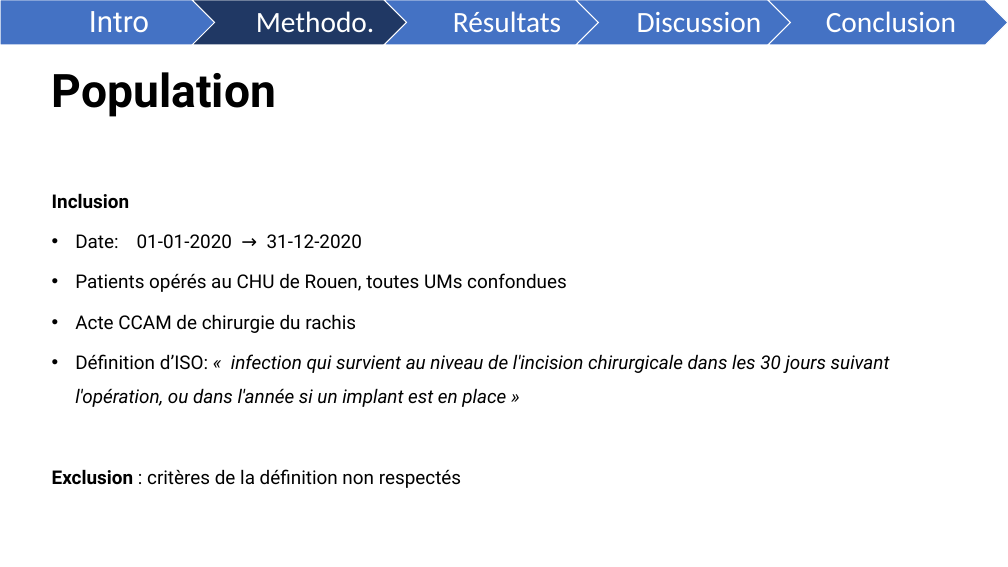
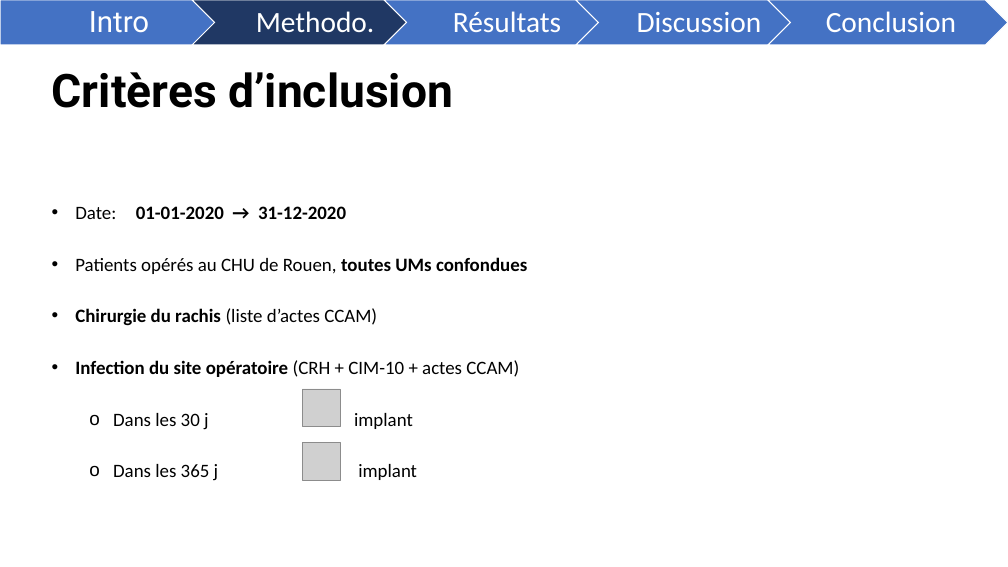
Before and after one commit to FrancescoMonti-source/theses_internes, a slide deck: slide 7 of memoire/reports/DÉTECTION SEMI-AUTOMATISÉE DES INFECTIONS POST-OPÉRATOIRES.pptx (slide 5 before the commit). Drawn at 1008x567 pixels with LibreOffice and Linux fonts; fonts in the diff are those of the drawing; grey boxes stand for pictures. Boxes give left, top, right and bottom in pixels: in the first picture for what was removed or moved away, otherwise in the second. Text is boxed around its words. In the diff, an @@ line names an element or a change of style, - is before the commit and + after.

```diff
--- a/memoire/reports/DÉTECTION SEMI-AUTOMATISÉE DES INFECTIONS POST-OPÉRATOIRES.pptx
+++ b/memoire/reports/DÉTECTION SEMI-AUTOMATISÉE DES INFECTIONS POST-OPÉRATOIRES.pptx
@@ title at [52, 72, 453, 108]: text changed @@
-Population
+Critères d’inclusion
@@ text at [52, 193, 130, 209]: paragraph removed @@
-Inclusion
@@ text at [75, 206, 527, 274]: font Roboto to Calibri in "Date: 01-01-2020 → 31-12-2020", "Patients opérés au CHU de Rouen, toutes ..."; bold on in "01-01-2020 → 31-12-2020", "toutes UMs confondues"; line spacing 1.5 to 2 @@
@@ text at [75, 308, 519, 480]: text changed; font Roboto to Calibri; italic off @@
-• Acte CCAM de chirurgie du rachis
-• Définition d’ISO: « infection qui survient au niveau de l'incision chirurgicale dans les 30 jours suivant l'opération, ou dans l'année si un implant est en place »
-Exclusion : critères de la définition non respectés
+• Chirurgie du rachis (liste d’actes CCAM)
+• Infection du site opératoire (CRH + CIM-10 + actes CCAM)
+  o Dans les 30 j implant
+  o Dans les 365 j implant
@@ picture added at [302, 389, 340, 427] @@
@@ picture added at [302, 442, 340, 480] @@
```
Also in this commit, not shown: 8 other slides changed, 2 slides added, 1 slide removed.
